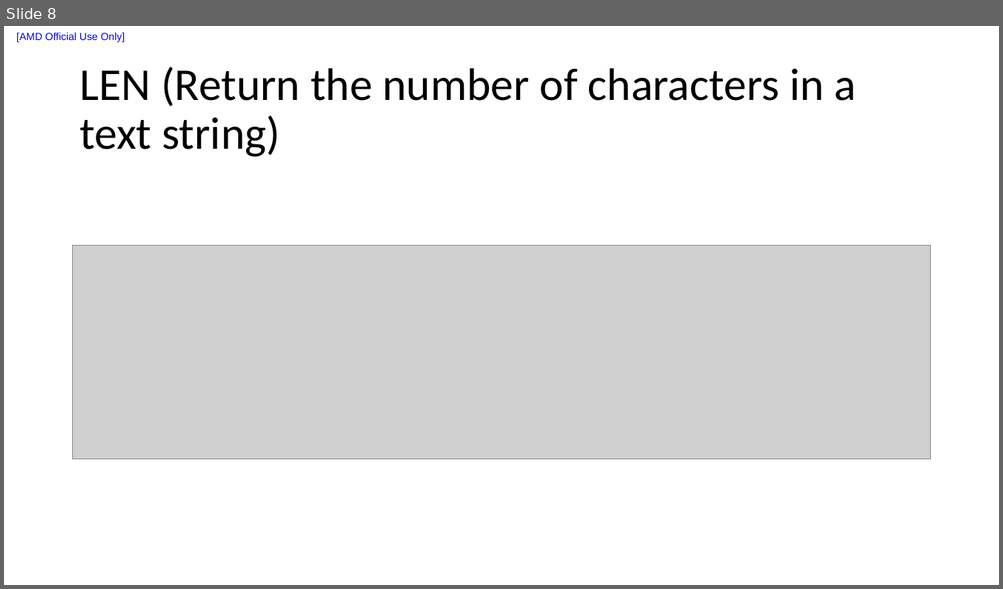
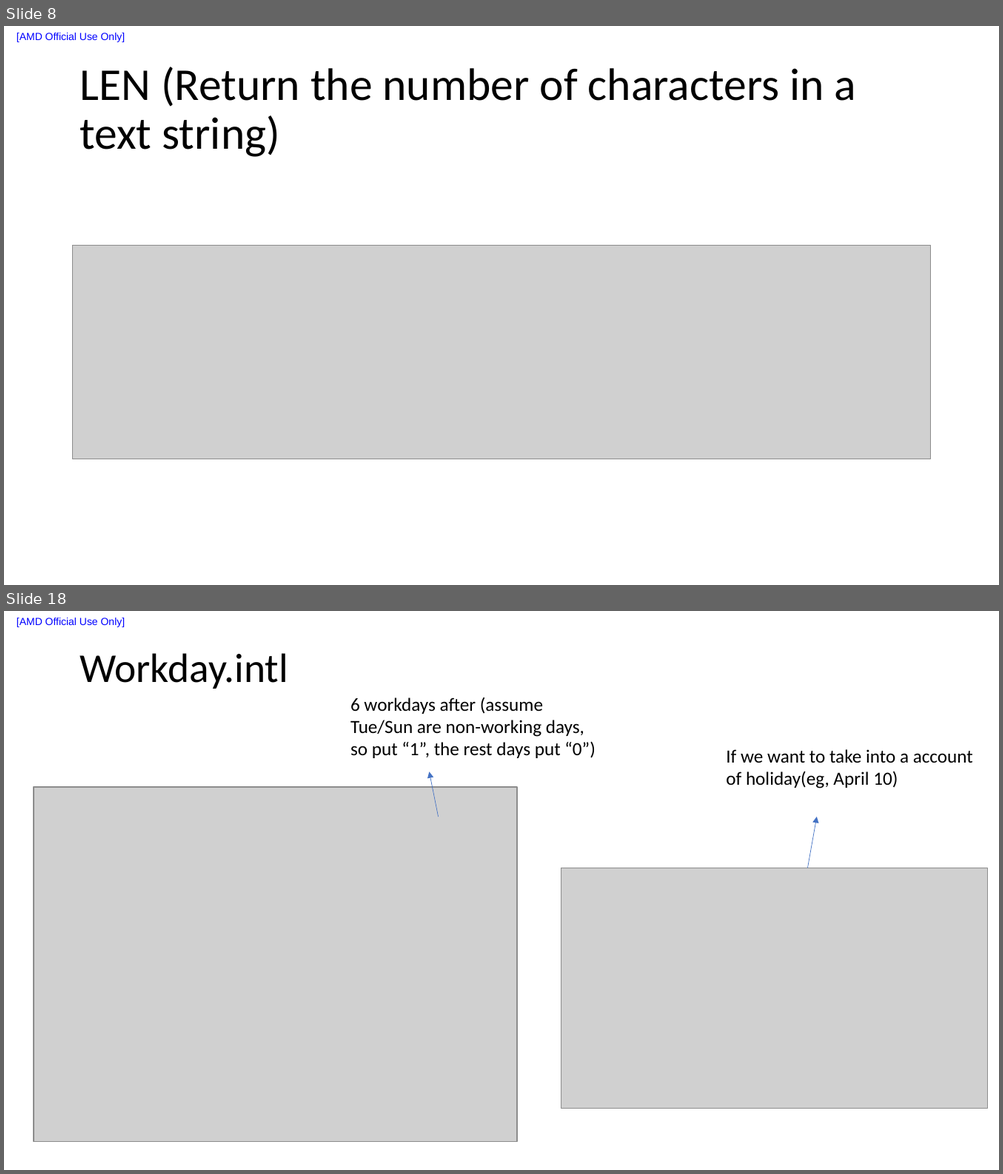
Before and after one commit to liuxu-github-ui/Excel, a slide deck: ExcelFundamentalsfordataanalysis.pptx. Shown one above the other, each under a label of ours: slide 8 before the commit, slides 8 and 18 after it; the slides between them are not shown. The pictures are 1003x589 and 1003x1174 pixels, drawn with LibreOffice and Linux fonts; fonts in the diff are those of the drawing; grey boxes stand for pictures. Boxes give left, top, right and bottom in pixels: in the first picture for what was removed or moved away, otherwise in the second. Text is boxed around its words. In the diff, an @@ line names an element or a change of style, - is before the commit and + after.

```diff
--- a/ExcelFundamentalsfordataanalysis.pptx
+++ b/ExcelFundamentalsfordataanalysis.pptx
@@ slide 18 added at [4,611,999,1170], background #FFFFFF; not listed: 1 template element that a slide beside it also shows @@
@@ title added at [79,653,288,689], 39.6 pt, text #000000 @@
+Workday.intl
@@ text added at [350,698,595,758], 18 pt, text #000000 @@
+6 workdays after (assume Tue/Sun are non-working days, so put “1”, the rest days put “0”)
@@ text added at [726,749,973,789], 18 pt, text #000000 @@
+If we want to take into a account of holiday(eg, April 10)
@@ picture added at [34,787,518,1142] @@
@@ arrow added from (438, 817) to (430, 772), #4472C4 0.5 pt @@
@@ arrow added from (808, 869) to (817, 817), #4472C4 0.5 pt @@
@@ picture added at [561,869,987,1110] @@
```
Also in this commit, not shown: 1 slide changed, 11 other slides added, 10 other files.
